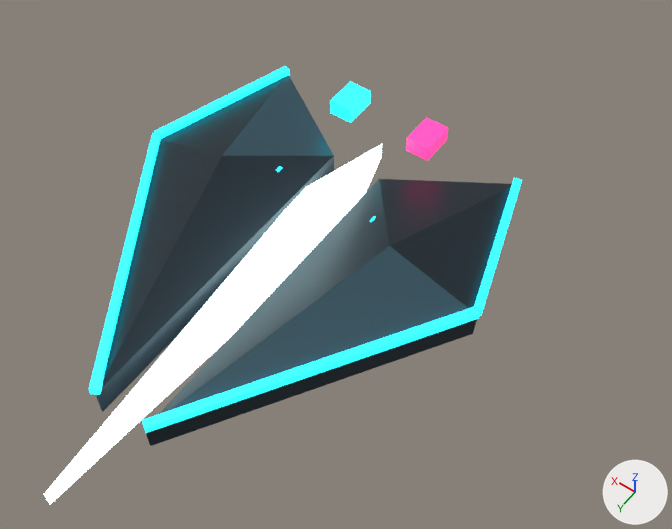
The glTF model public/assets/models/powerups/missile-launch.glb, before and after one commit.
One viewpoint serves both versions: a 50 mm lens placed at (-4.22, 5.06, 18.23), pointed at (-0.7, 0.14, 10.5). Lighting does not change. The marker at lower right points along +X, +Y and +Z. The picture after the commit comes second. Both versions are drawn at frame 12 of the action 'missile_launch'; the numbers are the values there.

Names of what the first picture shows: 'trace-assembly-checksum-cyan', 'trace-assembly-checksum-pink', 'trace-assembly-left-facet', 'trace-assembly-left-signal-edge-0', 'trace-assembly-left-signal-edge-1', 'trace-assembly-right-facet', 'trace-assembly-right-signal-edge-0', 'trace-assembly-right-signal-edge-1', 'trace-assembly-white-core', 'trace-incoming-pixel-11'.
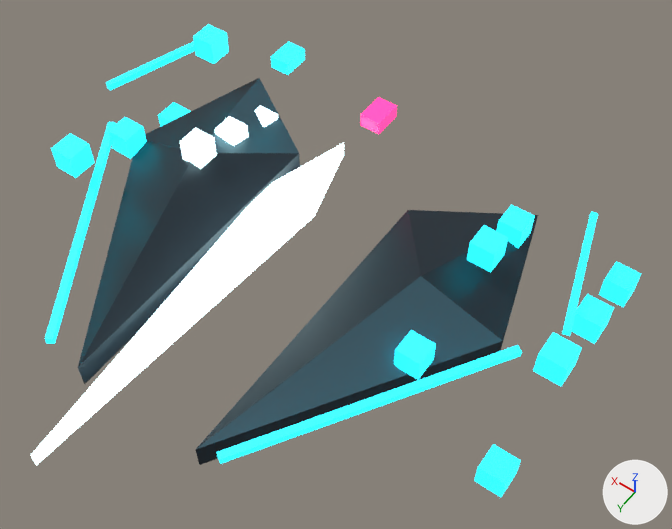
Location of each change, [x1, y1, x2, y2] in pixels of the pictures (672 x 529 px):
'trace-assembly-left-facet', moved, rescaled (6% narrower): before [146, 179, 512, 446]; after [195, 210, 538, 465]
'trace-assembly-right-facet', moved, rescaled (7% narrower, 9% shorter): before [96, 76, 334, 412]; after [78, 78, 300, 384]
'trace-assembly-white-core', moved, rescaled (7% narrower, 10% shorter): before [44, 144, 382, 505]; after [30, 142, 344, 466]
'trace-assembly-left-signal-edge-0', moved, rescaled (10% narrower, 6% shorter): before [142, 306, 480, 433]; after [217, 345, 522, 464]
'trace-assembly-right-signal-edge-0', moved, rescaled (15% shorter): before [89, 133, 161, 395]; after [45, 122, 116, 344]
'trace-assembly-right-signal-edge-1', moved, rescaled: before [154, 66, 290, 139]; after [106, 41, 195, 90]
'trace-assembly-left-signal-edge-1', moved, rescaled (24% narrower, 9% shorter): before [474, 178, 522, 316]; after [562, 211, 598, 336]
'trace-assembly-checksum-pink', moved, rescaled (12% narrower, 13% shorter): before [406, 117, 448, 161]; after [360, 97, 397, 135]
'trace-assembly-checksum-cyan', moved, rescaled (17% narrower, 19% shorter): before [330, 81, 371, 123]; after [271, 41, 305, 75]
'trace-incoming-pixel-11', moved, rescaled: before [370, 216, 376, 222]; after [533, 332, 582, 386]
'trace-incoming-pixel-15', moved, rescaled (not visible before): after [474, 444, 521, 497]
'trace-incoming-pixel-13', moved, rescaled (not visible before): after [394, 330, 436, 380]
'trace-incoming-pixel-7', moved, rescaled (not visible before): after [572, 294, 614, 344]
'trace-incoming-pixel-5', moved, rescaled (not visible before): after [467, 225, 508, 272]
'trace-incoming-pixel-14', moved, rescaled (not visible before): after [51, 133, 95, 178]
'trace-incoming-pixel-3', moved, rescaled (not visible before): after [599, 261, 641, 307]
'trace-incoming-pixel-10', moved, rescaled (not visible before): after [108, 117, 147, 159]
'trace-incoming-pixel-2', moved, rescaled (not visible before): after [193, 24, 229, 64]
'trace-incoming-pixel-1', moved, rescaled (not visible before): after [496, 204, 535, 248]
'trace-incoming-pixel-6', moved, rescaled (not visible before): after [158, 102, 191, 127]

The change, as a list of edits to the scene's bpy script:
```text
Change ob_trace_assembly_checksum_cyan:
    ob_trace_assembly_checksum_cyan.location: (0.54, -1.9, 0.42) -> (1.474, -1.906, 0.634)
    ob_trace_assembly_checksum_cyan.scale: (1.0, 1.0, 1.0) -> (0.838, 0.838, 0.838)
Change ob_trace_assembly_checksum_pink:
    ob_trace_assembly_checksum_pink.location: (-0.54, -1.9, 0.42) -> (0.134, -1.9, 0.42)
    ob_trace_assembly_checksum_pink.scale: (1.0, 1.0, 1.0) -> (0.892, 0.892, 0.892)
Change ob_trace_assembly_left_facet:
    ob_trace_assembly_left_facet.location: (0.0, 0.0, 0.0) -> (-0.478, 0.0, -0.155)
    ob_trace_assembly_left_facet.scale: (1.0, 1.0, 1.0) -> (0.938, 0.938, 0.938)
Change ob_trace_assembly_left_signal_edge_0:
    ob_trace_assembly_left_signal_edge_0.location: (-1.26, 1.225, 0.22) -> (-1.934, 1.225, 0.22)
    ob_trace_assembly_left_signal_edge_0.scale: (1.0, 1.0, 1.0) -> (0.892, 0.892, 0.892)
Change ob_trace_assembly_left_signal_edge_1:
    ob_trace_assembly_left_signal_edge_1.location: (-1.925, -1.175, 0.22) -> (-2.859, -1.174, 0.434)
    ob_trace_assembly_left_signal_edge_1.scale: (1.0, 1.0, 1.0) -> (0.838, 0.838, 0.838)
Change ob_trace_assembly_right_facet:
    ob_trace_assembly_right_facet.location: (0.0, 0.0, 0.0) -> (0.478, 0.0, -0.155)
    ob_trace_assembly_right_facet.scale: (1.0, 1.0, 1.0) -> (0.938, 0.938, 0.938)
Change ob_trace_assembly_right_signal_edge_0:
    ob_trace_assembly_right_signal_edge_0.location: (1.26, 1.225, 0.22) -> (1.934, 1.225, 0.22)
    ob_trace_assembly_right_signal_edge_0.scale: (1.0, 1.0, 1.0) -> (0.892, 0.892, 0.892)
Change ob_trace_assembly_right_signal_edge_1:
    ob_trace_assembly_right_signal_edge_1.location: (1.925, -1.175, 0.22) -> (2.859, -1.177, 0.434)
    ob_trace_assembly_right_signal_edge_1.scale: (1.0, 1.0, 1.0) -> (0.838, 0.838, 0.838)
Change ob_trace_assembly_white_core:
    ob_trace_assembly_white_core.location: (0.0, 0.0, 0.0) -> (0.478, 0.0, -0.155)
    ob_trace_assembly_white_core.scale: (1.0, 1.0, 1.0) -> (0.938, 0.938, 0.938)
Change ob_trace_incoming_pixel_1:
    ob_trace_incoming_pixel_1.location: (-0.6, -0.6, 0.3) -> (-1.946, -1.51, 0.186)
    ob_trace_incoming_pixel_1.scale: (0.00654, 0.00654, 0.00654) -> (0.968, 0.968, 0.968)
Change ob_trace_incoming_pixel_2:
    ob_trace_incoming_pixel_2.location: (0.626, -0.615, 0.303) -> (2.509, -1.665, 0.522)
    ob_trace_incoming_pixel_2.scale: (0.143, 0.143, 0.143) -> (0.993, 0.993, 0.993)
Change ob_trace_incoming_pixel_3:
    ob_trace_incoming_pixel_3.scale: (0.278, 0.278, 0.278) -> (1.0, 1.0, 1.0)
    ob_trace_incoming_pixel_3.location: (-0.714, -0.654, 0.275) -> (-3.172, -1.823, -0.26)
Change ob_trace_incoming_pixel_5:
    ob_trace_incoming_pixel_5.location: (-0.6, -0.6, 0.3) -> (-1.946, -0.828, 0.49)
    ob_trace_incoming_pixel_5.scale: (0.00654, 0.00654, 0.00654) -> (0.968, 0.968, 0.968)
Change ob_trace_incoming_pixel_6:
    ob_trace_incoming_pixel_6.location: (0.626, -0.604, 0.293) -> (2.509, -0.866, -0.188)
    ob_trace_incoming_pixel_6.scale: (0.143, 0.143, 0.143) -> (0.993, 0.993, 0.993)
Change ob_trace_incoming_pixel_7:
    ob_trace_incoming_pixel_7.scale: (0.278, 0.278, 0.278) -> (1.0, 1.0, 1.0)
    ob_trace_incoming_pixel_7.location: (-0.714, -0.614, 0.293) -> (-3.172, -0.906, 0.147)
Change ob_trace_incoming_pixel_10:
    ob_trace_incoming_pixel_10.location: (0.626, -0.593, 0.298) -> (2.509, -0.0674, 0.167)
    ob_trace_incoming_pixel_10.scale: (0.143, 0.143, 0.143) -> (0.993, 0.993, 0.993)
Change ob_trace_incoming_pixel_11:
    ob_trace_incoming_pixel_11.scale: (0.278, 0.278, 0.278) -> (1.0, 1.0, 1.0)
    ob_trace_incoming_pixel_11.location: (-0.714, -0.573, 0.311) -> (-3.172, 0.0112, 0.555)
Change ob_trace_incoming_pixel_13:
    ob_trace_incoming_pixel_13.location: (-0.6, -0.6, 0.3) -> (-1.946, 0.538, 0.186)
    ob_trace_incoming_pixel_13.scale: (0.00654, 0.00654, 0.00654) -> (0.968, 0.968, 0.968)
Change ob_trace_incoming_pixel_14:
    ob_trace_incoming_pixel_14.location: (0.626, -0.582, 0.303) -> (2.509, 0.732, 0.522)
    ob_trace_incoming_pixel_14.scale: (0.143, 0.143, 0.143) -> (0.993, 0.993, 0.993)
Change ob_trace_incoming_pixel_15:
    ob_trace_incoming_pixel_15.scale: (0.278, 0.278, 0.278) -> (1.0, 1.0, 1.0)
    ob_trace_incoming_pixel_15.location: (-0.714, -0.532, 0.275) -> (-3.172, 0.928, -0.26)
```
